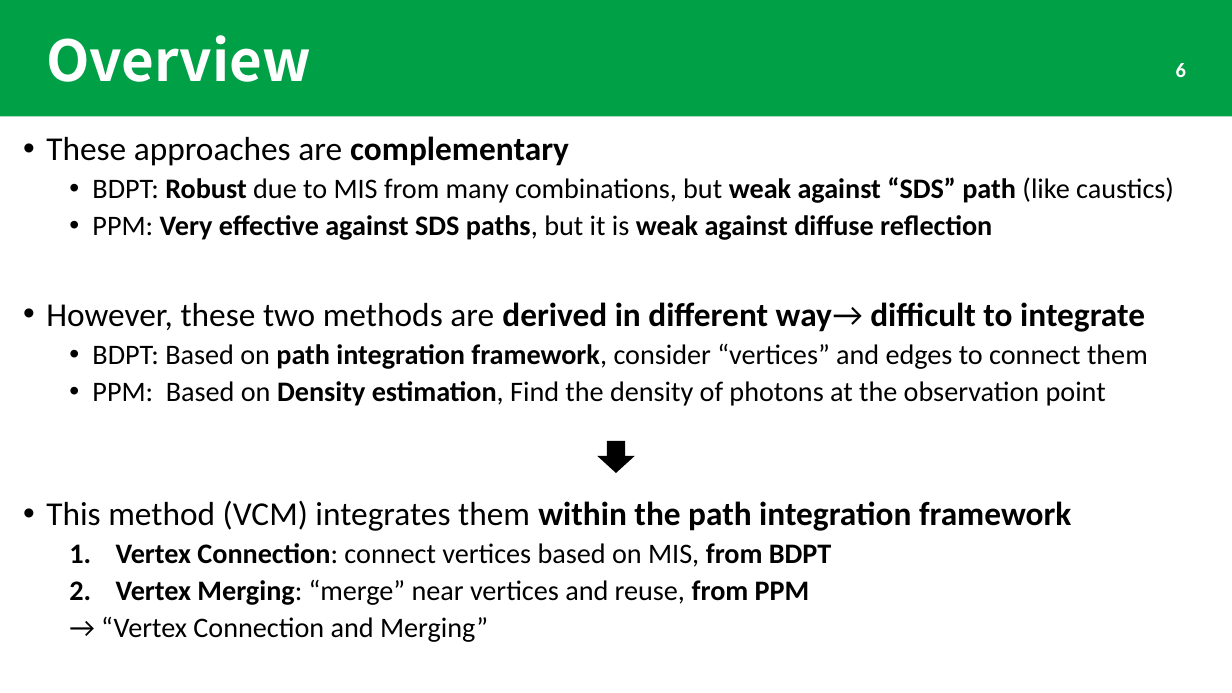
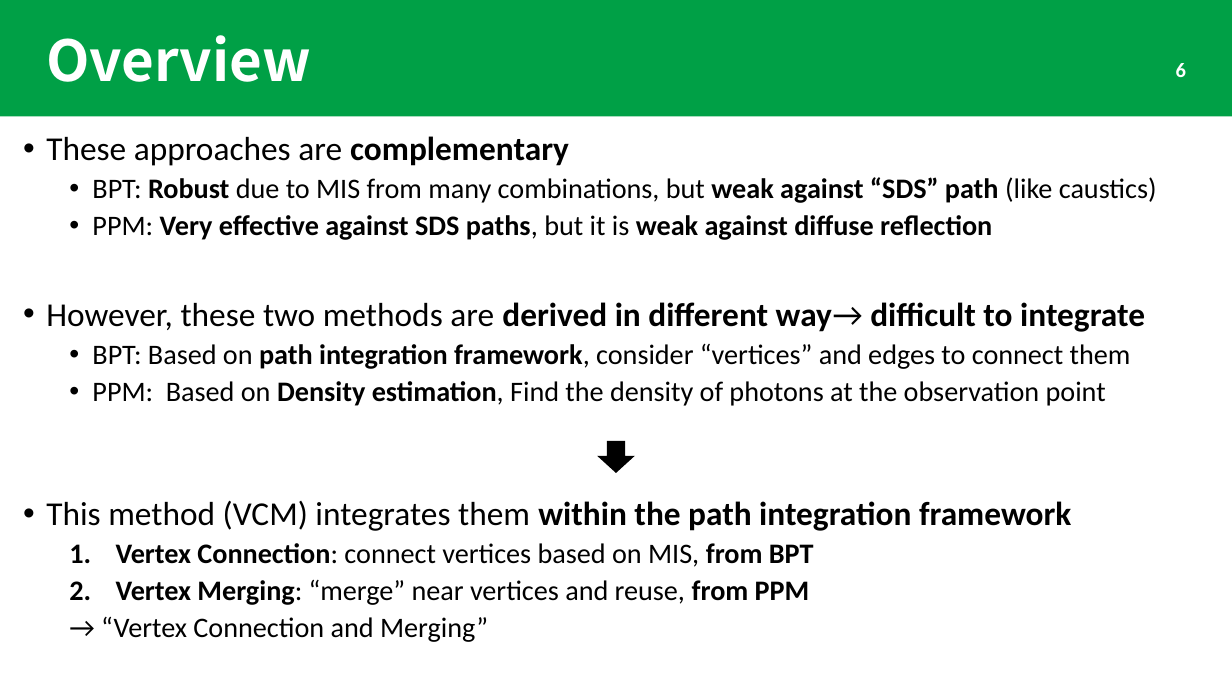
Before and after one commit to ichi-raven/paper-introductions, a slide deck: slide 6 of Light Transport Simulation with Vertex Connection and Merging.pptx. Drawn at 1232x693 pixels with LibreOffice and Linux fonts; fonts in the diff are those of the drawing. Boxes give left, top, right and bottom in pixels: in the first picture for what was removed or moved away, otherwise in the second. Text is boxed around its words. In the diff, an @@ line names an element or a change of style, - is before the commit and + after.

```diff
--- a/Light Transport Simulation with Vertex Connection and Merging.pptx
+++ b/Light Transport Simulation with Vertex Connection and Merging.pptx
@@ text at bbox=[92, 177, 1157, 203]: text changed @@
-  • BDPT: Robust due to MIS from many combinations, but weak against “SDS” path (like caustics)
+  • BPT: Robust due to MIS from many combinations, but weak against “SDS” path (like caustics)
@@ text at bbox=[92, 343, 1131, 369]: text changed @@
-  • BDPT: Based on path integration framework, consider “vertices” and edges to connect them
+  • BPT: Based on path integration framework, consider “vertices” and edges to connect them
@@ text at bbox=[116, 543, 814, 567]: text changed @@
-  1. Vertex Connection: connect vertices based on MIS, from BDPT
+  1. Vertex Connection: connect vertices based on MIS, from BPT
```
Also in this commit, not shown: 3 other slides changed, 8 slides added, 1 slide removed, 1 other file.
